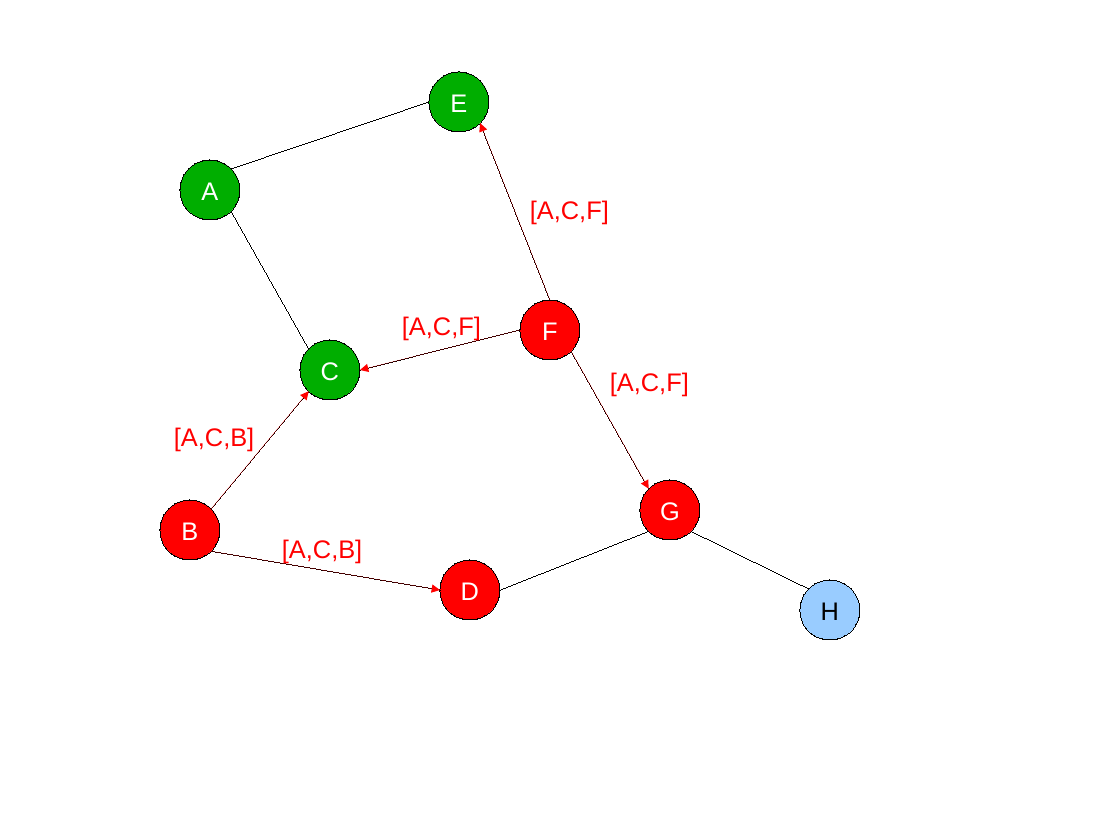
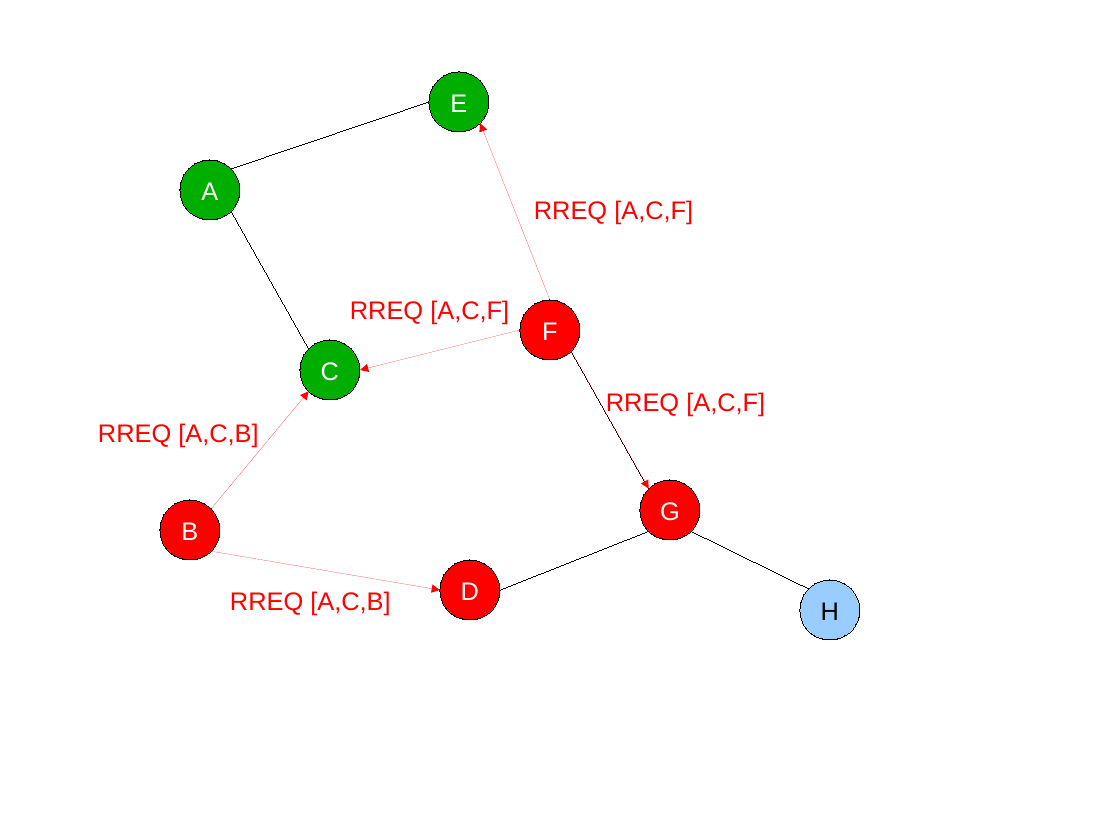
Before and after one commit to lbarbisan/adhoc, a slide deck: slide 5 of work/dsr/dsr_routage.odp. Drawn at 1120x840 pixels with LibreOffice and Linux fonts; fonts in the diff are those of the drawing. Boxes give left, top, right and bottom in pixels: in the first picture for what was removed or moved away, otherwise in the second. Text is boxed around its words. In the diff, an @@ line names an element or a change of style, - is before the commit and + after.

```diff
--- a/work/dsr/dsr_routage.odp
+++ b/work/dsr/dsr_routage.odp
@@ line removed from (481, 123) to (550, 300) @@
@@ text at [534,200,693,225]: text changed @@
-[A,C,F]
+RREQ [A,C,F]
@@ text at [350,300,509,325]: text changed @@
-[A,C,F]
+RREQ [A,C,F]
@@ line removed from (360, 370) to (520, 330) @@
@@ line removed from (211, 509) to (309, 391) @@
@@ text at [606,392,765,417]: text changed @@
-[A,C,F]
+RREQ [A,C,F]
@@ text at [98,423,258,447]: text changed @@
-[A,C,B]
+RREQ [A,C,B]
@@ line removed from (211, 552) to (440, 590) @@
@@ text at [230,591,390,616]: text changed @@
-[A,C,B]
+RREQ [A,C,B]
```
Also in this commit, not shown: 4 other slides changed, 5 slides added.
